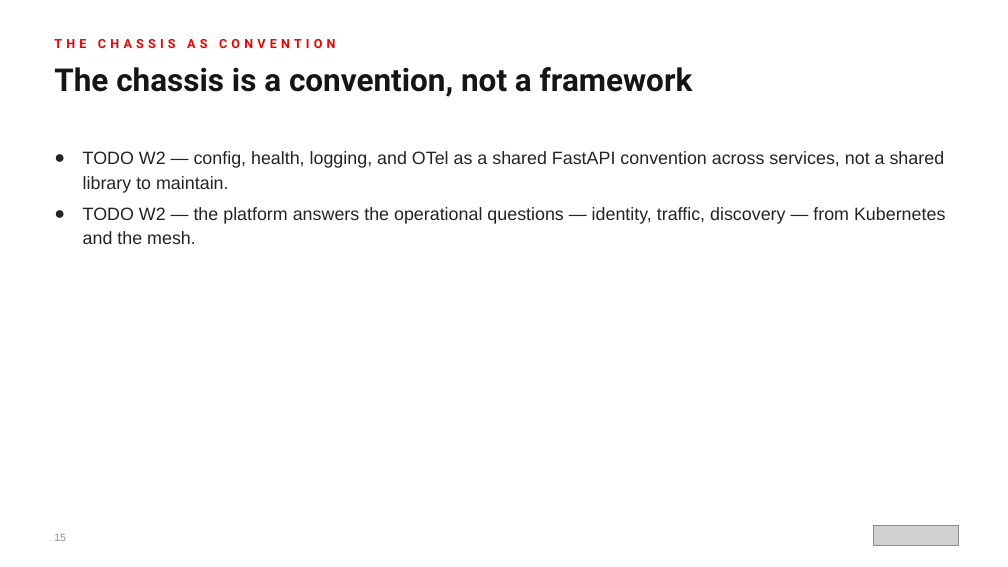
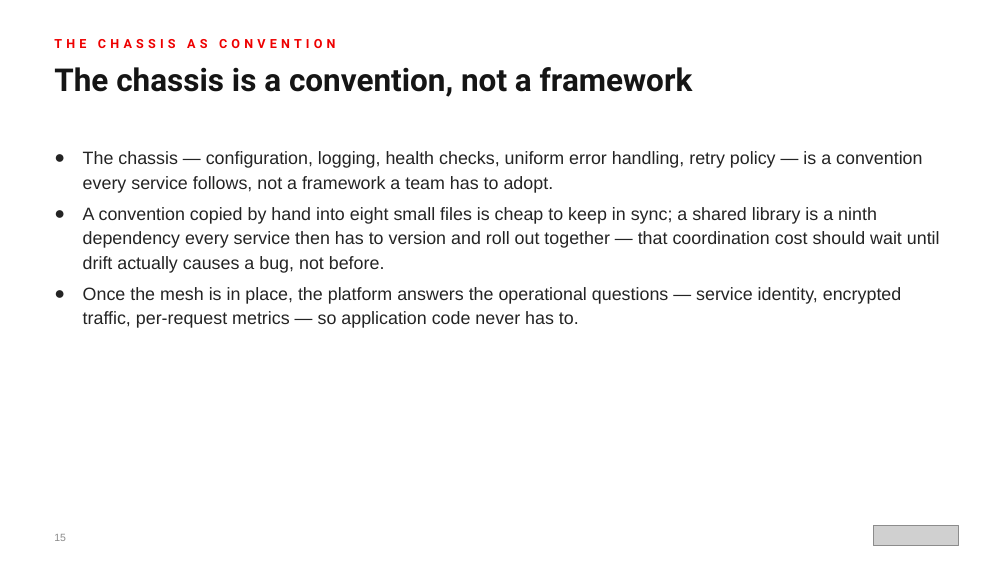
Before and after one commit to patterncatalyst/modernizing-enterprise-applications-python, a slide deck: slide 15 of presentation/modernizing-101/Modernizing_101-r1.0.pptx. Drawn at 1008x567 pixels with LibreOffice and Linux fonts; fonts in the diff are those of the drawing; grey boxes stand for pictures. Boxes give left, top, right and bottom in pixels: in the first picture for what was removed or moved away, otherwise in the second. Text is boxed around its words. In the diff, an @@ line names an element or a change of style, - is before the commit and + after.

Commit message:
feat(decks): build 101 deck — Django->FastAPI overview (23 slides, advantage-framed)

```diff
--- a/presentation/modernizing-101/Modernizing_101-r1.0.pptx
+++ b/presentation/modernizing-101/Modernizing_101-r1.0.pptx
@@ text at [83,151,940,328]: text changed @@
-● TODO W2 — config, health, logging, and OTel as a shared FastAPI convention across services, not a shared library to maintain.
-● TODO W2 — the platform answers the operational questions — identity, traffic, discovery — from Kubernetes and the mesh.
+● The chassis — configuration, logging, health checks, uniform error handling, retry policy — is a convention every service follows, not a framework a team has to adopt.
+● A convention copied by hand into eight small files is cheap to keep in sync; a shared library is a ninth dependency every service then has to version and roll out together — that coordination cost should wait until drift actually causes a bug, not before.
+● Once the mesh is in place, the platform answers the operational questions — service identity, encrypted traffic, per-request metrics — so application code never has to.
```
Also in this commit, not shown: 18 other slides changed, 1 other file.
